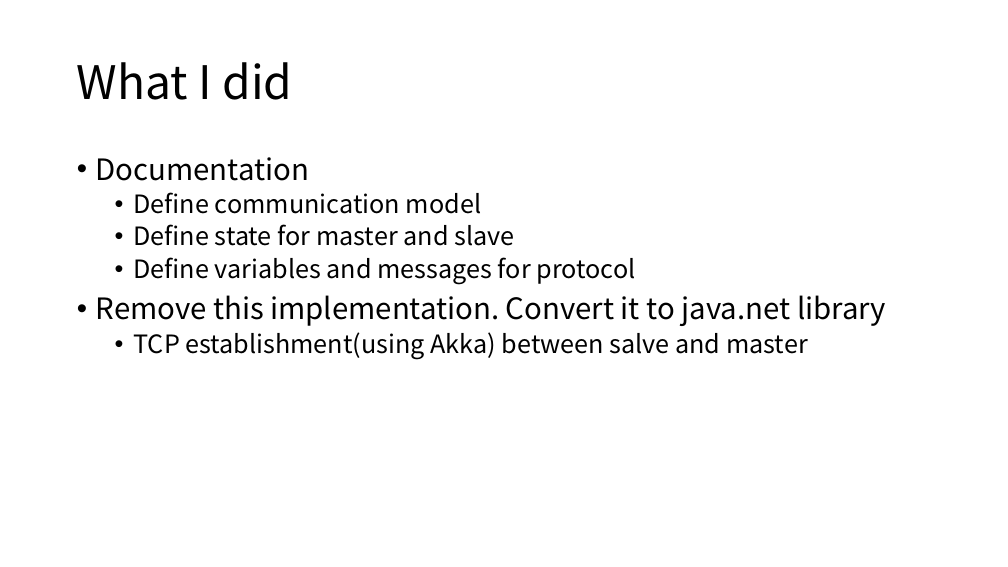
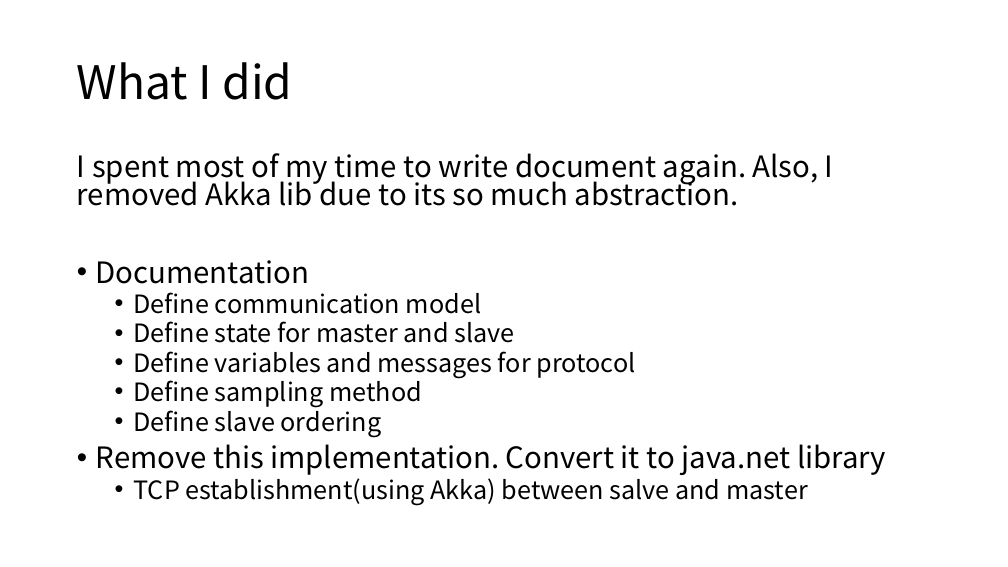
Before and after one commit to GNUp/cs434-doc, a slide deck: slide 35 of project2.pptx (slide 33 before the commit). Drawn at 1008x567 pixels with LibreOffice and Linux fonts; fonts in the diff are those of the drawing. Boxes give left, top, right and bottom in pixels: in the first picture for what was removed or moved away, otherwise in the second. Text is boxed around its words. In the diff, an @@ line names an element or a change of style, - is before the commit and + after.

```diff
--- a/project2.pptx
+++ b/project2.pptx
@@ text at [77,153,834,206]: paragraph added @@
+I spent most of my time to write document again. Also, I removed Akka lib due to its so much abstraction.
@@ text at [96,260,886,506]: line spacing 0.9 to 0.8 @@
@@ text at [134,380,422,438]: paragraphs added @@
+  • Define sampling method
+  • Define slave ordering
```
Also in this commit, not shown: 5 other slides changed, 3 slides added.
